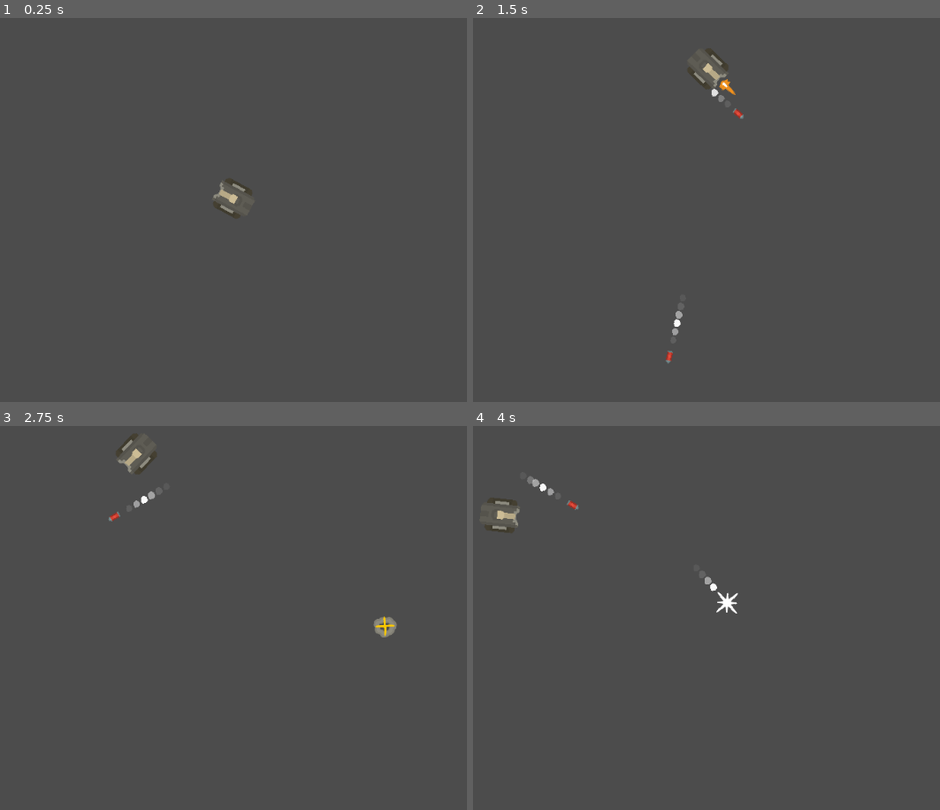
Above: before the commit, frames 1-4 (two rows, left to right).
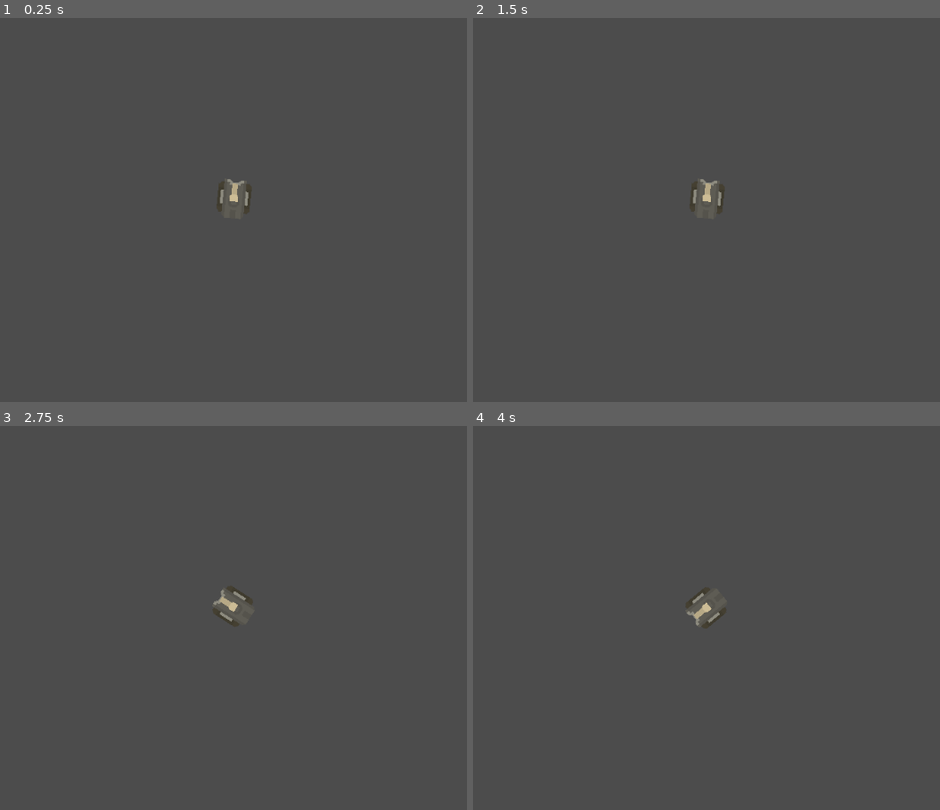
Above: after the commit, the same moments.

Repository: hadougamer/udemy-godot
Game: Godot game, scene res://scenes/test.tscn
Two runs of this game, one before a commit and one after it. Both use one fixed random seed, a clock stepped at 60 frames per second and the inputs below. This scene is started directly instead of the project's main scene.
Inputs (mouse positions are in pixels of both pictures, inside the frame that each line leads up to):
- Up to frame 1 (0.25 s): no input
- Up to frame 2 (1.5 s): tap Enter at 0.5 s; move the mouse to (683, 302) at 0.52 s; hold Up (ui_up) from 0.53 s (still down); tap Ctrl (ui_shoot) at 0.6, 1.35 s; move the mouse to (930, 282) at 1.27 s
- Up to frame 3 (2.75 s): move the mouse to (32, 568) at 2.02 s; release Up (ui_up) at 2.03 s; hold Left (ui_left) from 2.03 s (still down); tap Ctrl (ui_shoot) at 2.1 s
- Up to frame 4 (4 s): move the mouse to (753, 629) at 2.77 s; tap Ctrl (ui_shoot) at 2.85, 3.6 s; move the mouse to (613, 525) at 3.52 s; release Left (ui_left) at 3.53 s; hold Down (ui_down) from 3.53 s (still down)

The runs differ from the first frame. In frame 1, 0.3% of the frame differs, in the area x 45-54%, y 41-53%; in frame 2, 0.8%; in frame 3, 0.8%; in frame 4, 0.8%, in the area x 2-57%, y 13-53%.

Commit message:
Tank rotation

Diff:
--- a/Rouge Tank/scripts/bullet.gd
+++ b/Rouge Tank/scripts/bullet.gd
@@ -54,8 +54,8 @@
 	$anim_self_destruction.play("explode")
 
 	# Turns the colisions off
-	monitoring=false
-	monitorable=false
+	call_deferred("set_monitoring", false)
+	call_deferred("set_monitorable", false)
 
 	# Waits the anim finished signal before continue
 	yield($anim_self_destruction, "animation_finished")
--- a/Rouge Tank/scripts/tank.gd
+++ b/Rouge Tank/scripts/tank.gd
@@ -1,5 +1,8 @@
 tool
 extends KinematicBody2D
+
+# PI: 180 degrees
+const ROT_VEL = PI/2
 
 var speed=200
 
@@ -53,49 +56,57 @@
 	$Sprite.texture = load(bodies[ body ])
 	$"barrel/sprite".texture = load(barrels[ barrel ])
 
-func _process(delta):
+func _physics_process(delta):
 	if Engine.editor_hint:
 		return
 
-	var dir_x=0;
-	var dir_y=0;
+#	var dir_x=0;
+#	var dir_y=0;
+#
+#	if Input.is_action_pressed("ui_right"):
+#		dir_x+=1
+#	elif Input.is_action_pressed("ui_left"):
+#		dir_x-=1
+#
+#	if Input.is_action_pressed("ui_up"):
+#		dir_y-=1
+#	elif Input.is_action_pressed("ui_down"):
+#		dir_y+=1
+#
+#	if Input.is_action_just_pressed("ui_shoot"):
+#		# Get the number of bullets (on cannon bullet group)
+#		# limit the number of bullets to max three (3)
+#		if get_tree().get_nodes_in_group( BULLET_TANK_GROUP ).size() < 9:
+#
+#			# Instances bullet
+#			var bullet = pre_bullet.instance()
+#			# Put on Muzzle position
+#			bullet.global_position=$barrel/muzzle.global_position
+#
+#			# Modify the bullet rirection (to rotate)
+#			bullet.dir = Vector2( cos(rotation), sin(rotation) ).normalized()
+#
+#			# Add the bullet to the current cannon group
+#			bullet.add_to_group( BULLET_TANK_GROUP )
+#
+#			#attach to parent
+#			$"../".add_child(bullet)
+#			$barrel/anim.play("fire")
+#			##get_parent().add_child(bullet);
+#
+#	look_at(get_global_mouse_position())
+#
+#	move_and_slide( Vector2(dir_x, dir_y) * speed )
+
+	var rot = 0 #rotation
 
 	if Input.is_action_pressed("ui_right"):
-		dir_x+=1
-	elif Input.is_action_pressed("ui_left"):
-		dir_x-=1
+		rot += 1
 
-	if Input.is_action_pressed("ui_up"):
-		dir_y-=1
-	elif Input.is_action_pressed("ui_down"):
-		dir_y+=1
+	if Input.is_action_pressed("ui_left"):
+		rot -= 1
 
-	if Input.is_action_just_pressed("ui_shoot"):
-		# Get the number of bullets (on cannon bullet group)
-		# limit the number of bullets to max three (3)
-		if get_tree().get_nodes_in_group( BULLET_TANK_GROUP ).size() < 9:
-
-			# Instances bullet
-			var bullet = pre_bullet.instance()
-			# Put on Muzzle position
-			bullet.global_position=$barrel/muzzle.global_position
-
-			# Modify the bullet rirection (to rotate)
-			bullet.dir = Vector2( cos(rotation), sin(rotation) ).normalized()
-
-			# Add the bullet to the current cannon group
-			bullet.add_to_group( BULLET_TANK_GROUP )
-
-			#attach to parent
-			$"../".add_child(bullet)
-			$barrel/anim.play("fire")
-			##get_parent().add_child(bullet);
-
-	look_at(get_global_mouse_position())
-
-	move_and_slide( Vector2(dir_x, dir_y) * speed )
-
-	pass
+	rotate( ROT_VEL * rot * delta )
 
 func set_body(value):
 	body=value # change body value
